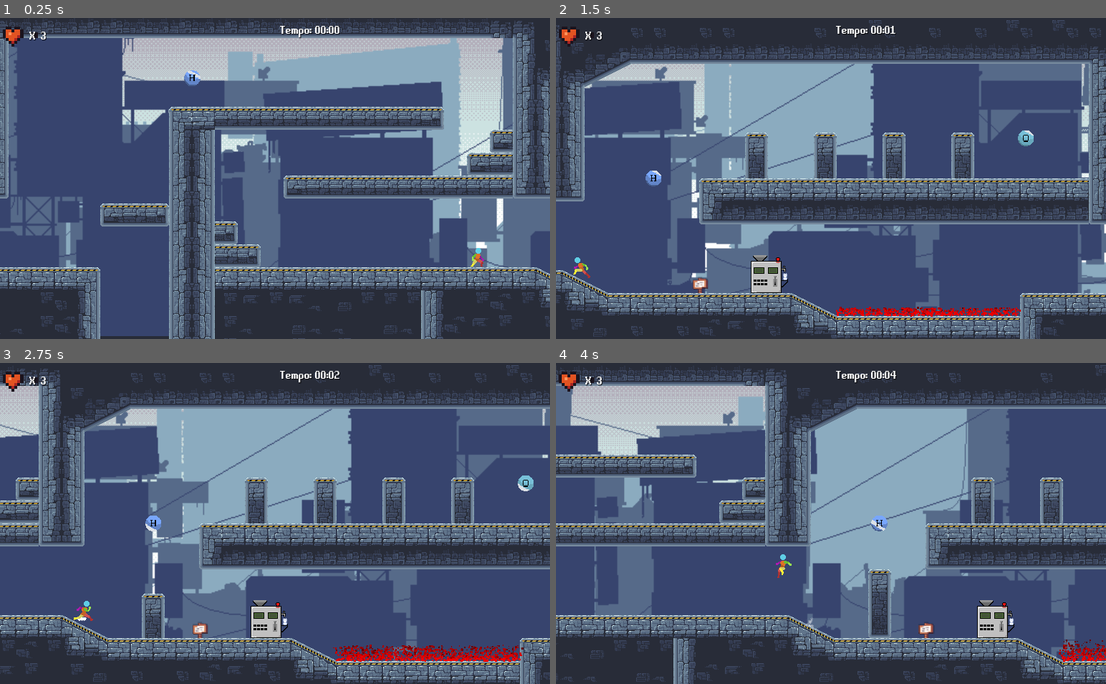
Above: before the commit, frames 1-4 (two rows, left to right).
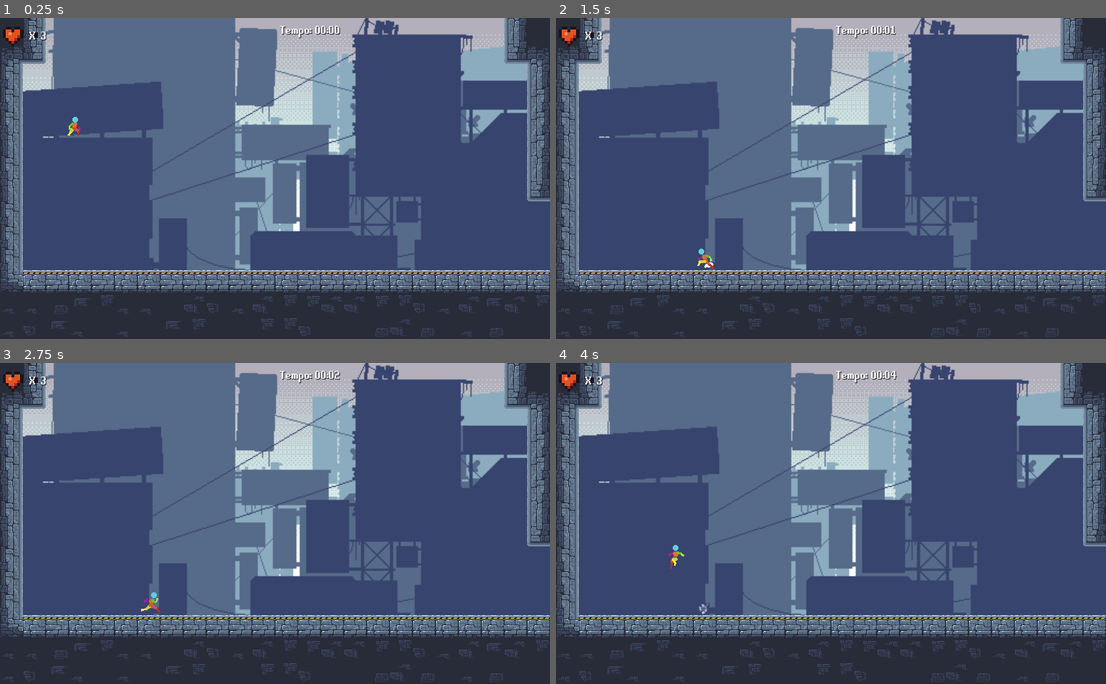
Above: after the commit, the same moments.

Repository: Eduardo-Pyment/Alquimista_dos_Sonhos-A_ultima_semente
Game: Godot game, scene res://Fases/fase_1.tscn
Two runs of this game, one before a commit and one after it. Both use one fixed random seed, a clock stepped at 60 frames per second and the inputs below. This scene is started directly instead of the project's main scene.
Inputs:
- Up to frame 1 (0.25 s): no input
- Up to frame 2 (1.5 s): tap Enter (ui_accept) at 0.5, 0.77 s; hold Right (ui_right) 0.53-1.28 s; hold Left (ui_left) from 1.28 s (still down)
- Up to frame 3 (2.75 s): tap Enter (ui_accept) at 1.52 s; release Left (ui_left) at 2.03 s; hold Right (ui_right) from 2.03 s (still down)
- Up to frame 4 (4 s): release Right (ui_right) at 2.78 s; hold Up (ui_up) 2.78-3.53 s; tap Enter (ui_accept) at 3.02, 3.77 s; hold Left (ui_left) from 3.53 s (still down)

The runs differ from the first frame. In frame 1, 57% of the frame differs, in the area x 0-100%, y 0-100%; in frame 2, 60%; in frame 3, 55%; in frame 4, 63%.

Commit message:
mudança de player para local padrao

Diff:
--- a/Fases/fase_1.tscn
+++ b/Fases/fase_1.tscn
@@ -701,7 +701,7 @@
 
 [node name="Player" parent="." instance=ExtResource("3_3lnc8")]
 unique_name_in_owner = true
-position = Vector2(1455, 285)
+position = Vector2(104, 96)
 collision_layer = 2
 collision_mask = 6
 VelocidadeHorizontal = 170
